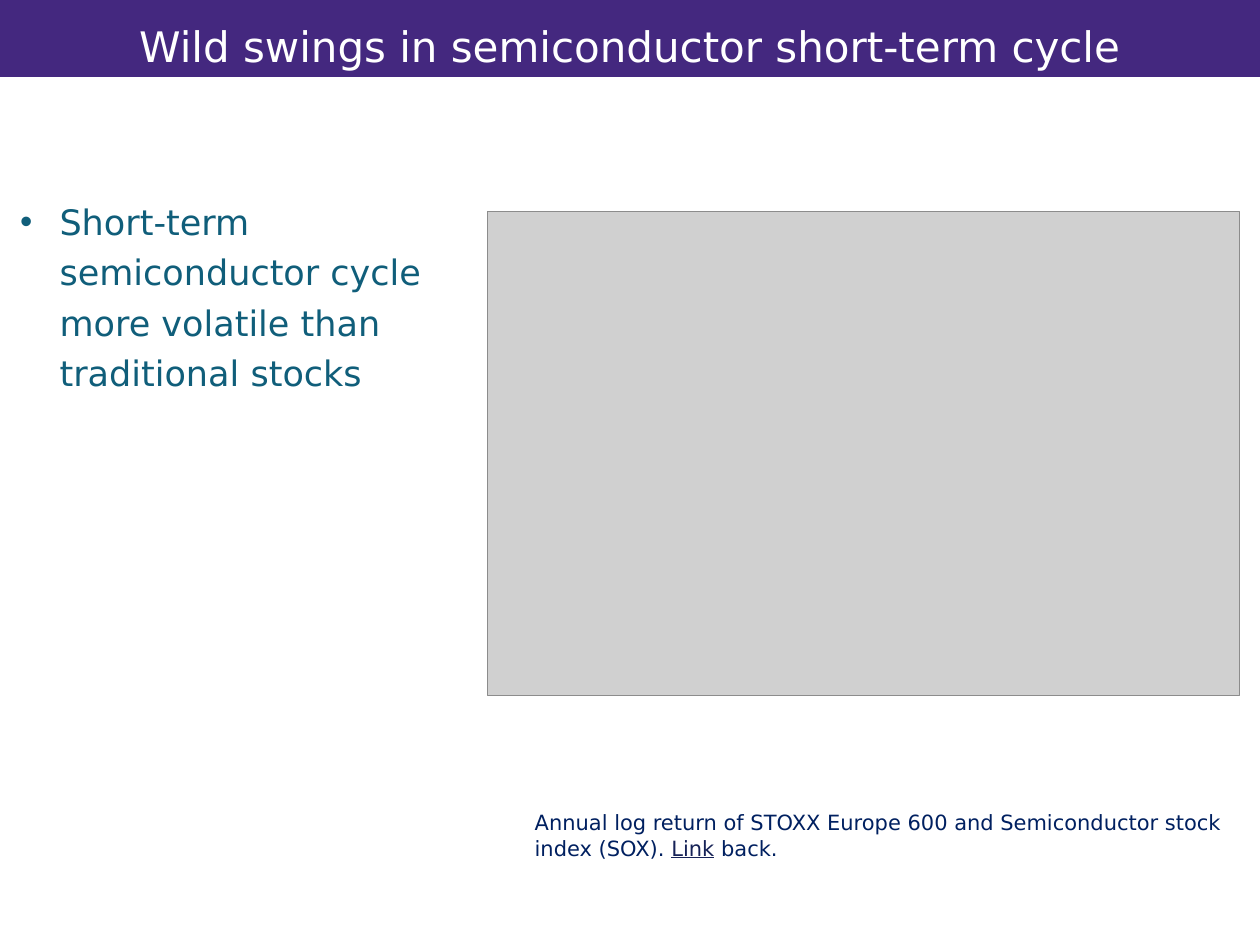
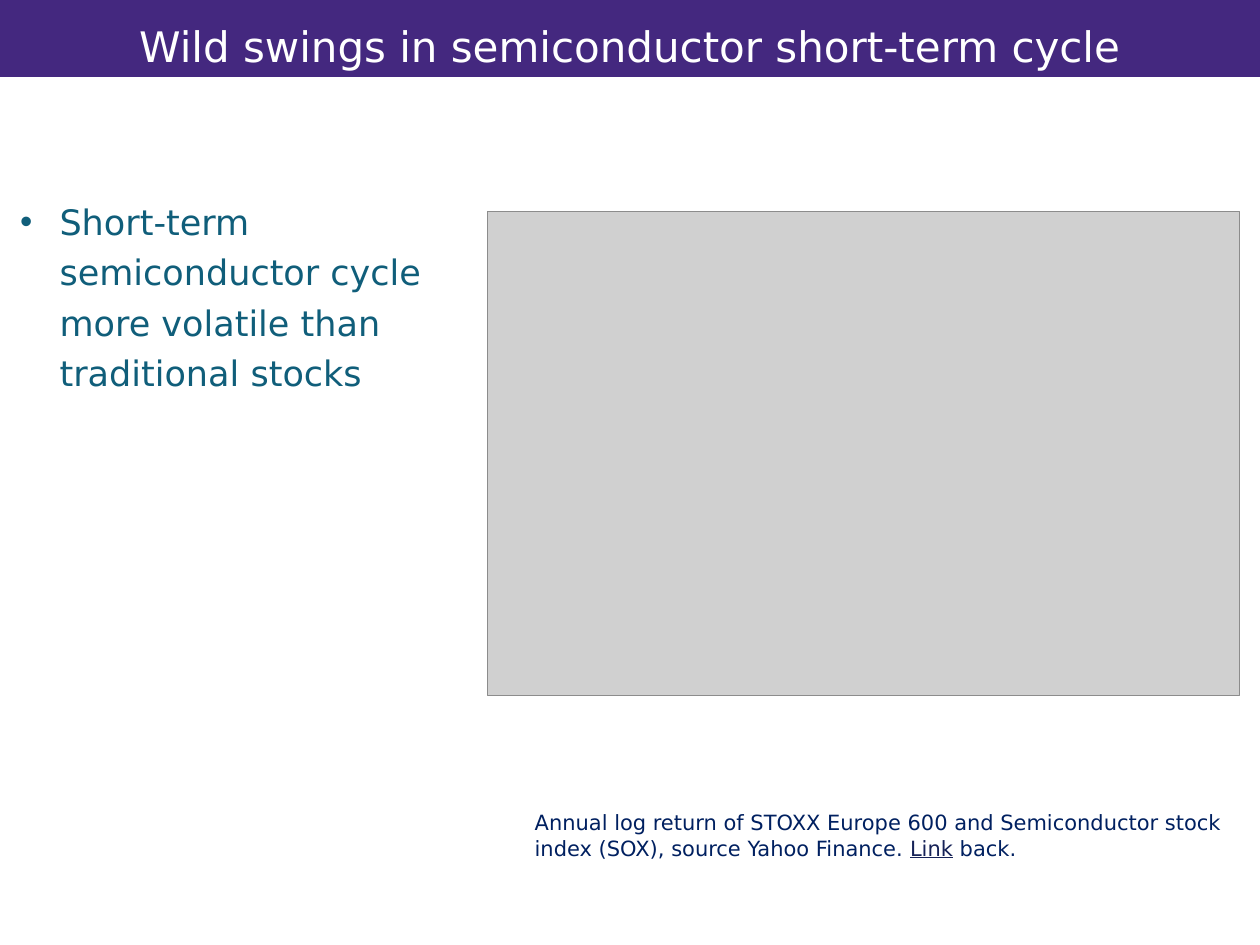
Before and after one commit to vandenEnd/scripts, a slide deck: slide 12 of Resilience.pptx. Drawn at 1260x945 pixels with LibreOffice and Linux fonts; fonts in the diff are those of the drawing; grey boxes stand for pictures; background and template pictures are left out. Boxes give left, top, right and bottom in pixels: in the first picture for what was removed or moved away, otherwise in the second. Text is boxed around its words. In the diff, an @@ line names an element or a change of style, - is before the commit and + after.

```diff
--- a/Resilience.pptx
+++ b/Resilience.pptx
@@ text at [535, 814, 1221, 859]: text changed @@
-Annual log return of STOXX Europe 600 and Semiconductor stock index (SOX). Link back.
+Annual log return of STOXX Europe 600 and Semiconductor stock index (SOX), source Yahoo Finance. Link back.
```
Also in this commit, not shown: 3 other slides changed.
